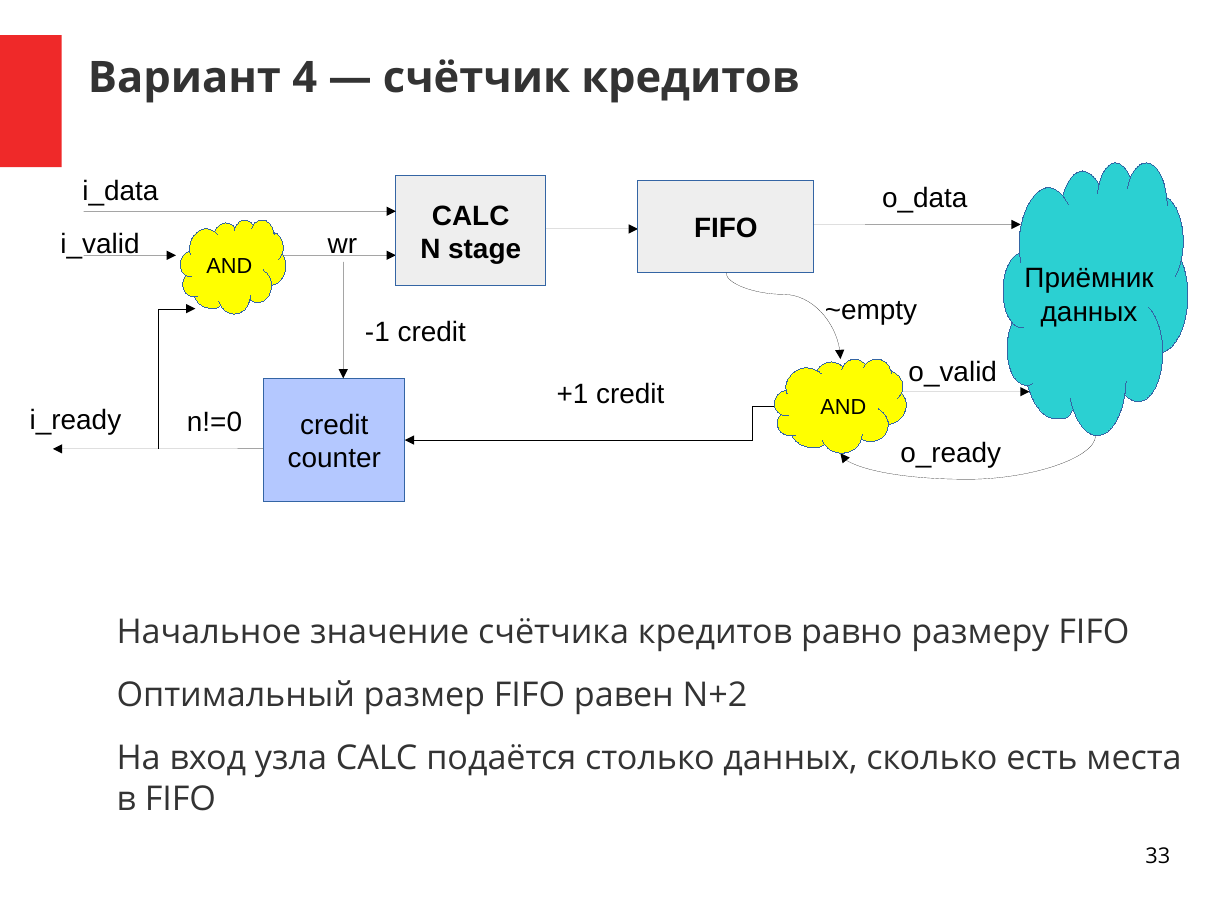
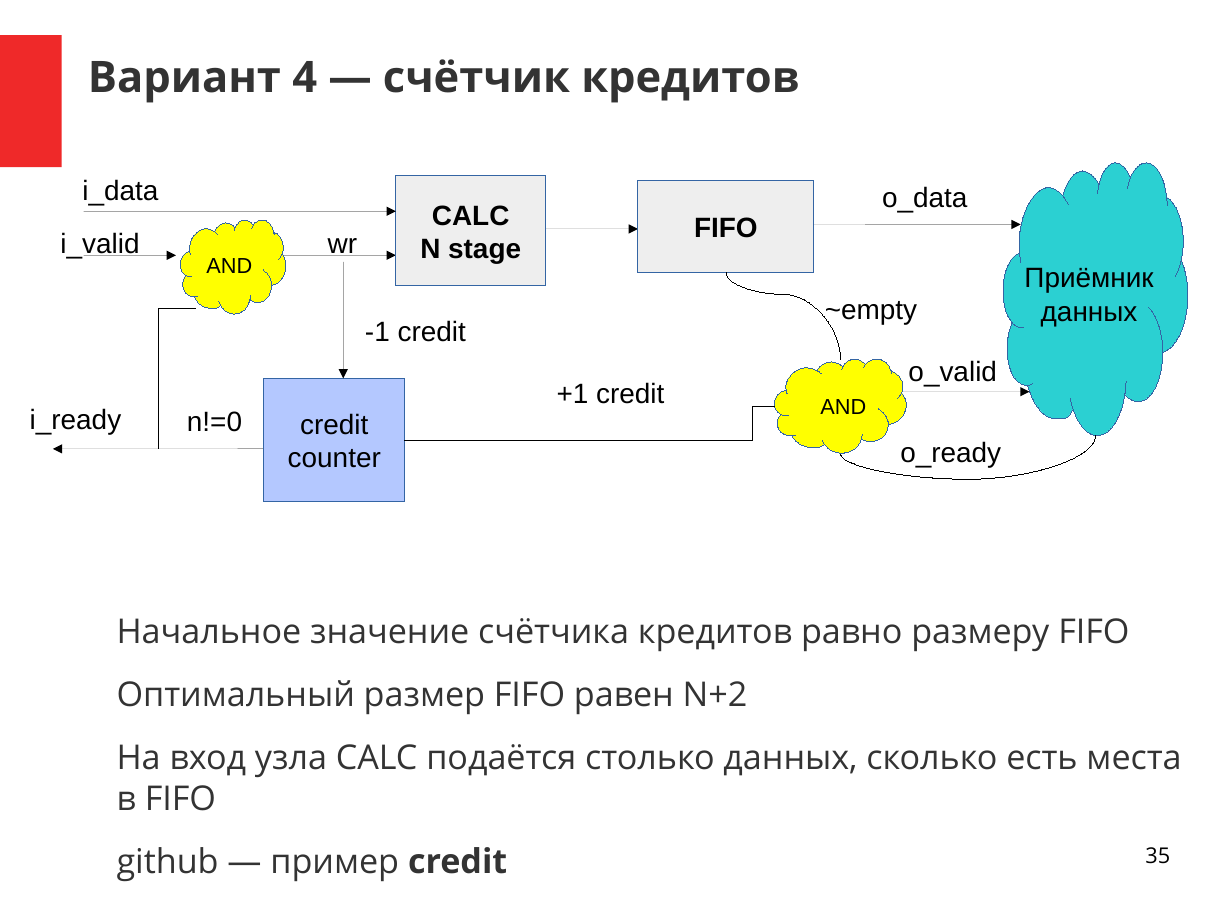
Before and after one commit to DigitalDesignSchool/2021dev, a slide deck: slide 35 of examples/presentation/pr_1.odp (slide 33 before the commit). Drawn at 1232x924 pixels with LibreOffice and Linux fonts; fonts in the diff are those of the drawing. Boxes give left, top, right and bottom in pixels: in the first picture for what was removed or moved away, otherwise in the second. Text is boxed around its words. In the diff, an @@ line names an element or a change of style, - is before the commit and + after.

```diff
--- a/examples/presentation/pr_1.odp
+++ b/examples/presentation/pr_1.odp
@@ curved arrow (727, 273) - (841, 359): curved arrow to curved line @@
@@ elbow arrow (159, 449) - (196, 309): elbow arrow to elbow line @@
@@ elbow arrow (775, 406) - (405, 440): elbow arrow to elbow line @@
@@ curved arrow (1096, 436) - (841, 454): curved arrow to curved line @@
@@ text at box(117, 847, 507, 882): paragraph added @@
+github — пример credit
@@ page number at box(1145, 847, 1170, 864): text changed @@
-33
+35
```
Also in this commit, not shown: 23 other slides changed, 5 slides added, 2 slides removed, 1 other file.
